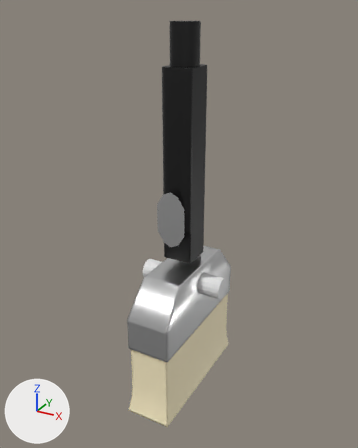
What one commit did to the glTF model assets/mod/moonkit-brush.glb.
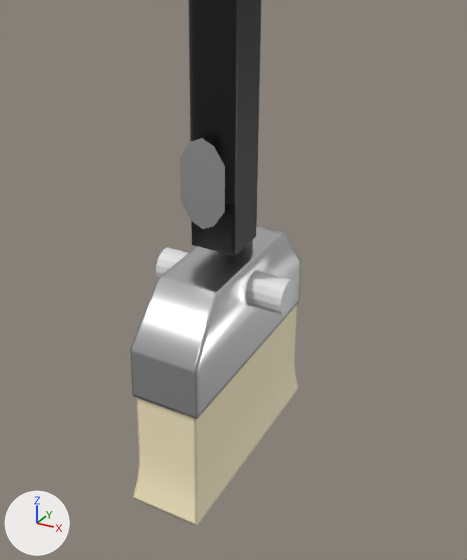
Each version appears first whole from a 50 mm lens placed at (0.185, -0.345, 0.238), pointed at (-0.004, -0.002, 0.066), and next in a close-up on the part from 14% to 92% of the width and 24% to 100% of the height. Every picture has the same lights, and +X, +Y and +Z are marked at lower left. Where no turn or scale is listed for an object, it has been applied to the vertices. Vertices at the same position are counted once.

Objects in the first close-up: 'Circle', 'bristles', 'brush holder', 'handle-holders', 'handle-main', 'hole'.
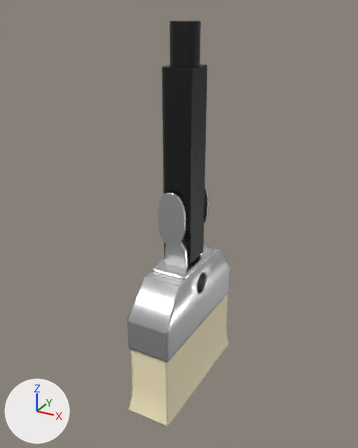
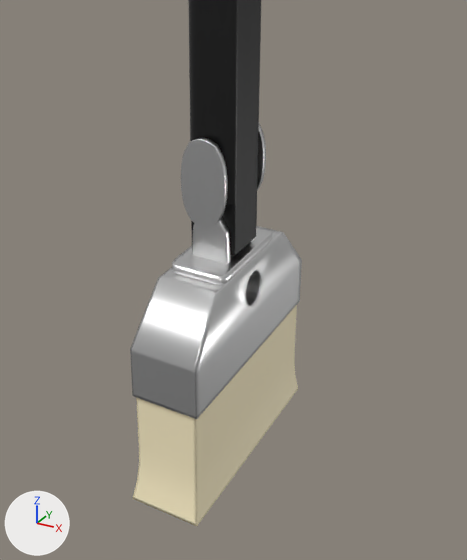
What changed in the scene script:
```text
Change me_plane:
    used by ob_handle_base; location = (0.0, 0.0, 0.0271)
    remove me_plane.from_pydata(...)  # 16 vertices, 18 faces; spans x -0.016..0.016, y -0.0307..0.0307, z 0.0
    add me_plane.from_pydata(...)  # 338 vertices, 672 faces; spans x -0.016..0.016, y -0.0307..0.0307, z 0.0..0.0061
    me_plane part 1: 14 vertices removed from x -0.016..0.016, y -0.0307..0.0307, z 0.0; 336 vertices added at x -0.016..0.016, y -0.0307..0.0307, z 0.0..0.0061
Change me_circle:
    used by ob_handle_holders; location = (0.0, 0.0123, 0.0366)
    remove me_circle.from_pydata(...)  # 45 vertices, 64 faces; spans x -0.0109..0.0109, y 0.0, z -0.018..0.0246
    add me_circle.from_pydata(...)  # 708 vertices, 1408 faces; spans x -0.0107..0.0107, y -0.0286..0.004, z -0.0179..0.0242
    me_circle part 2: 45 vertices removed from x -0.0109..0.0109, y 0.0, z -0.018..0.0246; 354 vertices added at x -0.0107..0.0107, y 0.0..0.004, z -0.0179..0.0242
    me_circle part 3: 354 vertices added at x -0.0107..0.0107, y -0.0286..-0.0246, z -0.0179..0.0242
Change me_circle_001:
    used by ob_circle; location = (0.0, -0.0232, 0.0766)
    remove me_circle_001.from_pydata(...)  # 30 vertices, 40 faces; spans x -0.0125..0.0125, y 0.0, z -0.0229..0.0258
    add me_circle_001.from_pydata(...)  # 1428 vertices, 2848 faces; spans x -0.0123..0.0123, y 0.0..0.0463, z -0.0218..0.0247
    me_circle_001 part 4: a new loose piece of 714 vertices spanning x -0.0123..0.0123, y 0.0429..0.0463, z -0.0218..0.0247, in mat_material_001 (white #e7e7e7)
    me_circle_001 part 5: 3 vertices moved within x -0.0069..0.007, y 0.0, z -0.0192..0.0224; 23 vertices removed from x -0.0125..0.0125, y 0.0, z -0.0229..0.0258; 707 vertices added at x -0.0123..0.0123, y 0.0..0.0034, z -0.0218..0.0247
Remove ob_hole:
    ob_hole = bpy.data.objects.new('hole', me_cylinder)
    ob_hole.location = (0.0, 0.0, 0.0127)
```

Changed parts and their boxes [x1, y1, x2, y2] in the close-ups (467 x 560 px):
'Circle', reshaped: before [180, 138, 225, 229]; after [181, 124, 266, 228]
'handle-base', reshaped (not visible before): after [172, 226, 272, 285]
'hole', deleted: before [156, 248, 295, 315]
'handle-holders', reshaped: before [245, 240, 253, 249]; after [192, 218, 255, 264]
part 2 of me_circle, built on: before [245, 240, 253, 249]
part 3 of me_circle, added: after [192, 218, 231, 264]
part 4 of me_circle_001, added: after [257, 124, 266, 190]
part 5 of me_circle_001, built on: before [180, 138, 225, 229]; after [181, 138, 228, 228]
